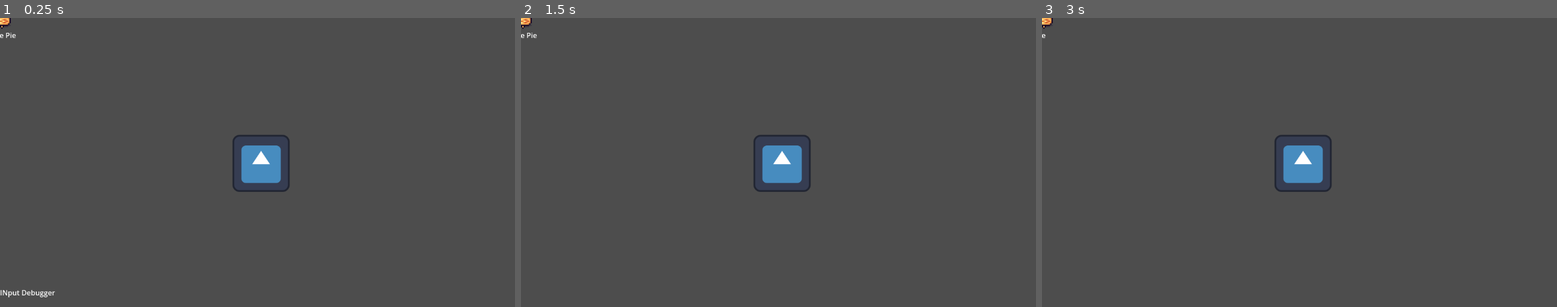
Above: before the commit, frames 1-3 (left to right).
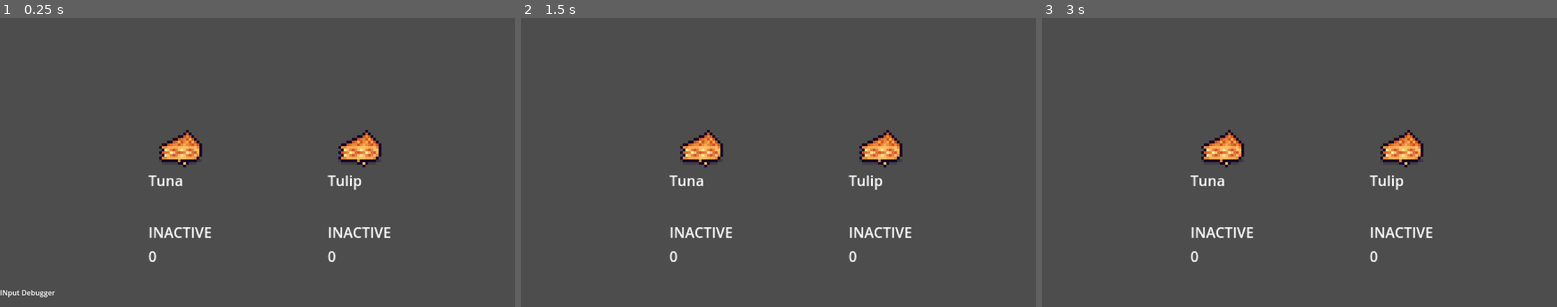
Above: after the commit, the same moments.

Repository: kam-zhan-yue/gmtk-2024
Game: Godot game, scene res://scenes/main.tscn
The game is run twice, just before and just after one commit, with the same random seed, the same clock (stepped at 60 frames per second) and the same inputs. The engine's default icon, where the game draws it, is replaced by a stand-in: a white triangle on a blue panel in a dark square.
Inputs:
- Up to frame 1 (0.25 s): no input
- Up to frame 2 (1.5 s): tap Enter at 0.5 s; tap Backspace at 0.6, 1.35 s; tap Space at 1.25 s
- Up to frame 3 (3 s): tap Enter at 2 s; tap Backspace at 2.1, 2.85 s; tap Space at 2.75 s

The runs differ from the first frame. In frame 1, 3.6% of the frame differs, in the area x 0-76%, y 0-85%; in frame 2, 3.6%; in frame 3, 3.6%.

Commit message:
Implement Rough Typing Logic

Diff:
--- a/scenes/main.tscn
+++ b/scenes/main.tscn
@@ -1,31 +1,15 @@
-[gd_scene load_steps=5 format=3 uid="uid://bt2ju64bl0yrp"]
+[gd_scene load_steps=3 format=3 uid="uid://bt2ju64bl0yrp"]
 
-[ext_resource type="Texture2D" uid="uid://b58a50e60p4fd" path="res://icon.svg" id="1_jg8lq"]
-[ext_resource type="Script" path="res://scripts/entities/type_entity.gd" id="2_021hw"]
-[ext_resource type="Texture2D" uid="uid://cfawm8u4nsf5y" path="res://assets/sprites/apple-pie.png" id="2_po2d8"]
+[ext_resource type="PackedScene" uid="uid://d0en8pevtc4do" path="res://scenes/type_entity.tscn" id="1_ehpew"]
 [ext_resource type="Script" path="res://scripts/input/input_debugger.gd" id="4_mjtn7"]
 
 [node name="MainScene" type="Node2D"]
 
-[node name="Icon" type="Sprite2D" parent="."]
-position = Vector2(584, 326)
-texture = ExtResource("1_jg8lq")
+[node name="Tuna" parent="." instance=ExtResource("1_ehpew")]
 
-[node name="Node2D" type="Node2D" parent="."]
-script = ExtResource("2_021hw")
-
-[node name="Sprite2D" type="Sprite2D" parent="Node2D"]
-scale = Vector2(3, 3)
-texture = ExtResource("2_po2d8")
-
-[node name="RichTextLabel" type="RichTextLabel" parent="Node2D"]
-offset_left = -36.0
-offset_top = 27.0
-offset_right = 44.0
-offset_bottom = 58.0
-bbcode_enabled = true
-text = "Apple Pie"
-scroll_active = false
+[node name="Tuna2" parent="." instance=ExtResource("1_ehpew")]
+position = Vector2(805, 287)
+target = "Tulip"
 
 [node name="CanvasLayer" type="CanvasLayer" parent="."]
 
--- /dev/null
+++ b/scenes/type_entity.tscn
@@ -0,0 +1,50 @@
+[gd_scene load_steps=3 format=3 uid="uid://d0en8pevtc4do"]
+
+[ext_resource type="Script" path="res://scripts/entities/type_entity.gd" id="1_l5q5b"]
+[ext_resource type="Texture2D" uid="uid://cfawm8u4nsf5y" path="res://assets/sprites/apple-pie.png" id="2_ftkn4"]
+
+[node name="Node2D" type="Node2D"]
+position = Vector2(404, 287)
+scale = Vector2(2, 2)
+script = ExtResource("1_l5q5b")
+target = "Tuna"
+
+[node name="Sprite2D" type="Sprite2D" parent="."]
+scale = Vector2(3, 3)
+texture = ExtResource("2_ftkn4")
+
+[node name="Display" type="RichTextLabel" parent="."]
+offset_left = -36.0
+offset_top = 56.0
+offset_right = 44.0
+offset_bottom = 87.0
+bbcode_enabled = true
+text = "Apple Pie"
+scroll_active = false
+
+[node name="Target" type="RichTextLabel" parent="."]
+offset_left = -36.0
+offset_top = 27.0
+offset_right = 44.0
+offset_bottom = 58.0
+bbcode_enabled = true
+text = "Apple Pie"
+scroll_active = false
+
+[node name="State" type="RichTextLabel" parent="."]
+offset_left = -36.0
+offset_top = 84.5
+offset_right = 44.0
+offset_bottom = 115.5
+bbcode_enabled = true
+text = "State"
+scroll_active = false
+
+[node name="Index" type="RichTextLabel" parent="."]
+offset_left = -36.0
+offset_top = 112.0
+offset_right = 44.0
+offset_bottom = 143.0
+bbcode_enabled = true
+text = "State"
+scroll_active = false
--- a/scripts/entities/type_entity.gd
+++ b/scripts/entities/type_entity.gd
@@ -1,10 +1,74 @@
 class_name TypeEntity
 extends Node2D
 
-@onready var rich_text_label := $RichTextLabel as RichTextLabel
+@export var target: String
+@onready var target_display := $Target as RichTextLabel
+@onready var display := $Display as RichTextLabel
+@onready var state_display := $State as RichTextLabel
+@onready var index_display := $Index as RichTextLabel
+
+var input: String
+
+enum TypeState {INACTIVE, ACTIVE, WRONG, COMPLETED}
+var state := TypeState.INACTIVE
+var index := 0
+var incorrect := 0
 
 func _ready() -> void:
 	InputManager.on_key_pressed.connect(_on_key_pressed)
+	InputManager.on_backspace.connect(_on_backspace);
+	update_state()
 
 func _on_key_pressed(key: String) -> void:
-	rich_text_label.append_text(key)
+	if index >= target.length() || state == TypeState.COMPLETED:
+		return
+	if state == TypeState.INACTIVE and key == target[0]:
+		input = key
+		index = 1
+		incorrect = 0
+		state = TypeState.ACTIVE
+		check_complete()
+	elif state == TypeState.ACTIVE:
+		# If correct, then increase the index
+		if target[index] == key:
+			input += key
+			index += 1
+			check_complete()
+		else:
+			input += key
+			incorrect += 1
+			state = TypeState.WRONG
+	elif state == TypeState.WRONG:
+		if key == target[0]:
+			input = key
+			index = 1
+			incorrect = 0
+			state = TypeState.ACTIVE
+		else:
+			input += key
+			incorrect += 1
+	update_state()
+
+func _on_backspace() -> void:
+	if state == TypeState.ACTIVE and index > 0:
+		input = input.left(input.length() - 1)
+		index -= 1
+		if index == 0:
+			state = TypeState.INACTIVE
+	elif state == TypeState.WRONG:
+		input = input.left(input.length() - 1)
+		incorrect -= 1
+		if incorrect == 0:
+			state = TypeState.ACTIVE
+			check_complete()
+	update_state()
+
+func update_state() -> void:
+	display.text = input
+	state_display.text = TypeState.keys()[state]
+	target_display.text = target
+	index_display.text = str(index)
+
+func check_complete() -> void:
+	if index == target.length():
+		state = TypeState.COMPLETED
--- a/scripts/input/input_debugger.gd
+++ b/scripts/input/input_debugger.gd
@@ -10,7 +10,6 @@
 	InputManager.on_backspace.connect(_on_backspace)
 
 func _on_key_pressed(key: String) -> void:
-	print(str('Key Pressed: ', key))
 	input += key
 	display.text = input
 
